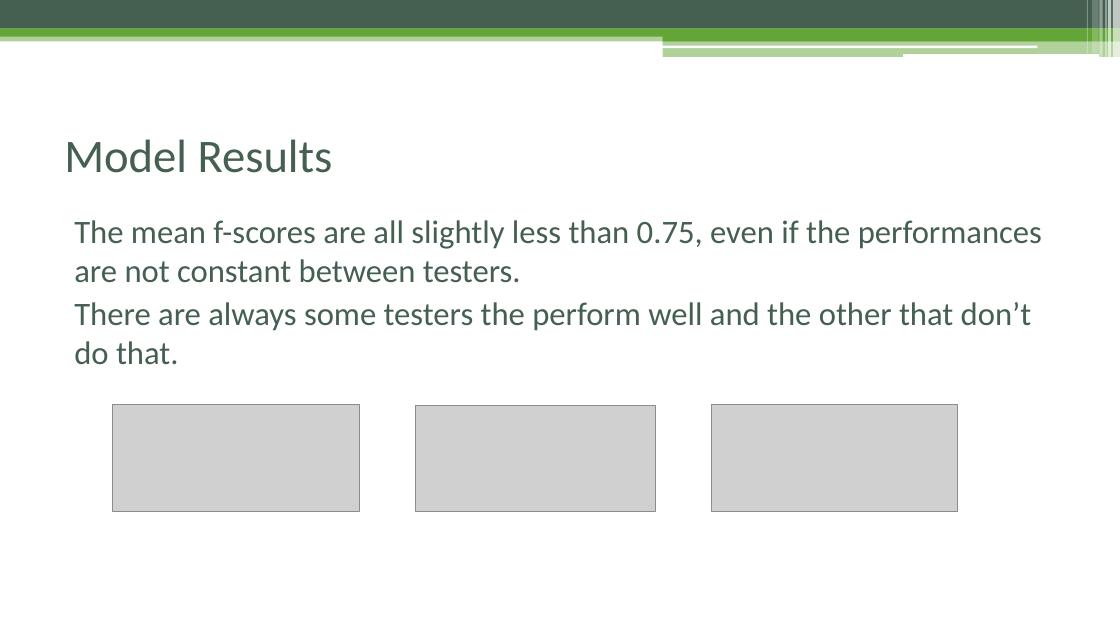
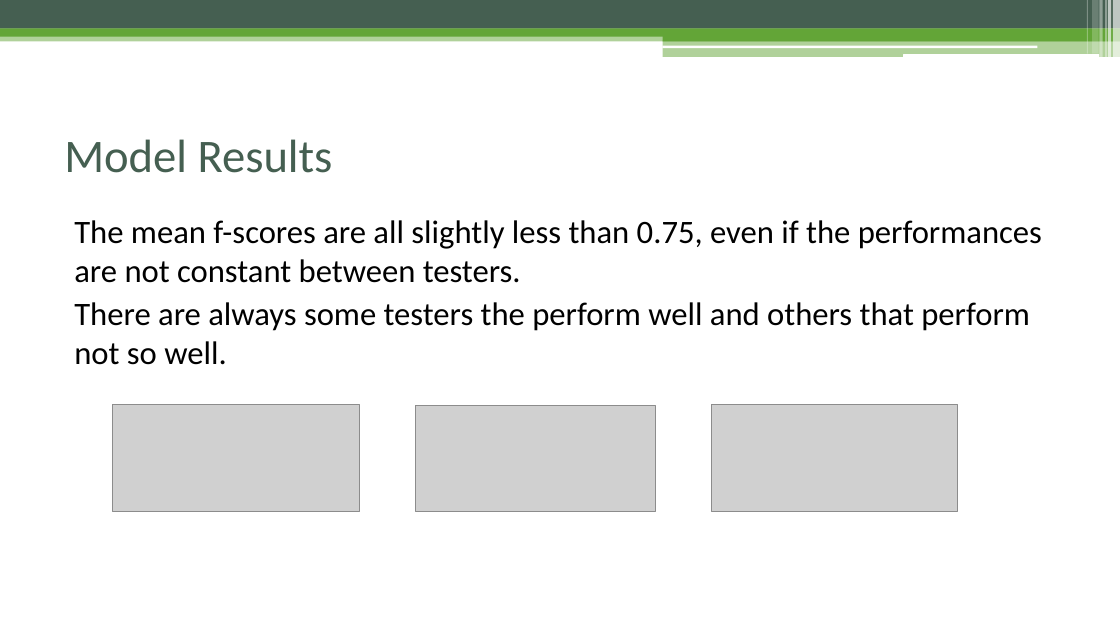
Before and after one commit to EmanueleTinghi/Data-Mining-Project, a slide deck: slide 14 of Docs/Presentation.pptx. Drawn at 1120x630 pixels with LibreOffice and Linux fonts; fonts in the diff are those of the drawing; grey boxes stand for pictures. Boxes give left, top, right and bottom in pixels: in the first picture for what was removed or moved away, otherwise in the second. Text is boxed around its words. In the diff, an @@ line names an element or a change of style, - is before the commit and + after.

```diff
--- a/Docs/Presentation.pptx
+++ b/Docs/Presentation.pptx
@@ text at (x1=74, y1=220, x2=1042, y2=283): text colour #455F51 to #000000 in "The mean f-scores are all slightly less ..." @@
@@ text at (x1=74, y1=302, x2=1030, y2=365): text changed; text colour #455F51 to #000000 @@
-There are always some testers the perform well and the other that don’t do that.
+There are always some testers the perform well and others that perform not so well.
```
Also in this commit, not shown: 8 other slides changed.
